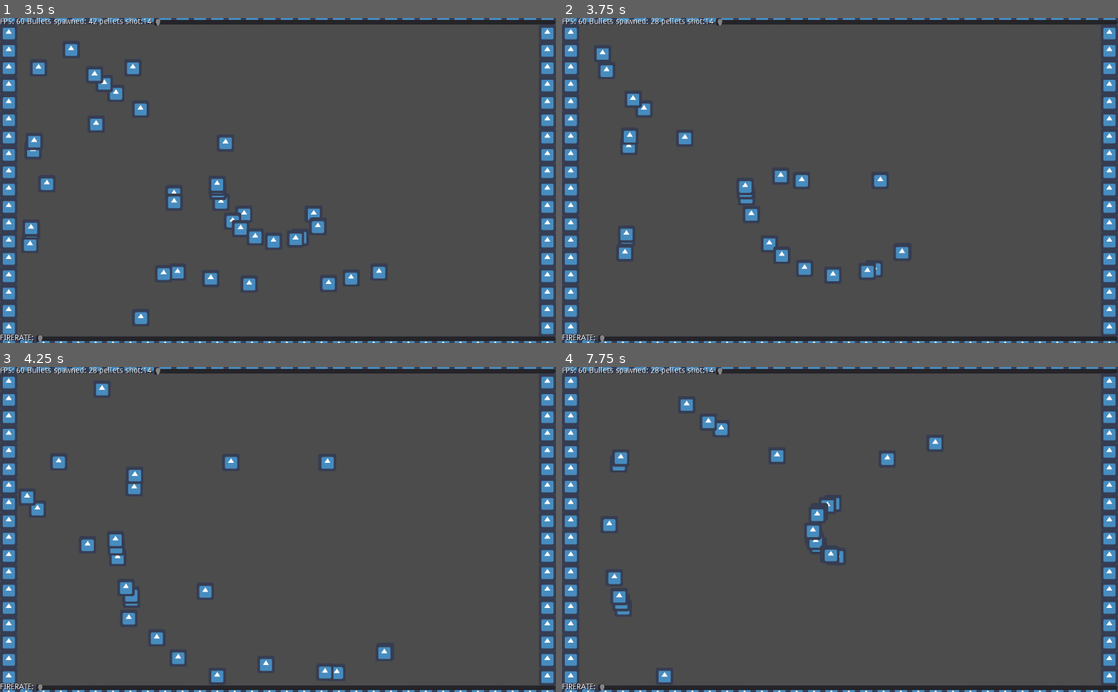
Above: before the commit, frames 1-4 (two rows, left to right).
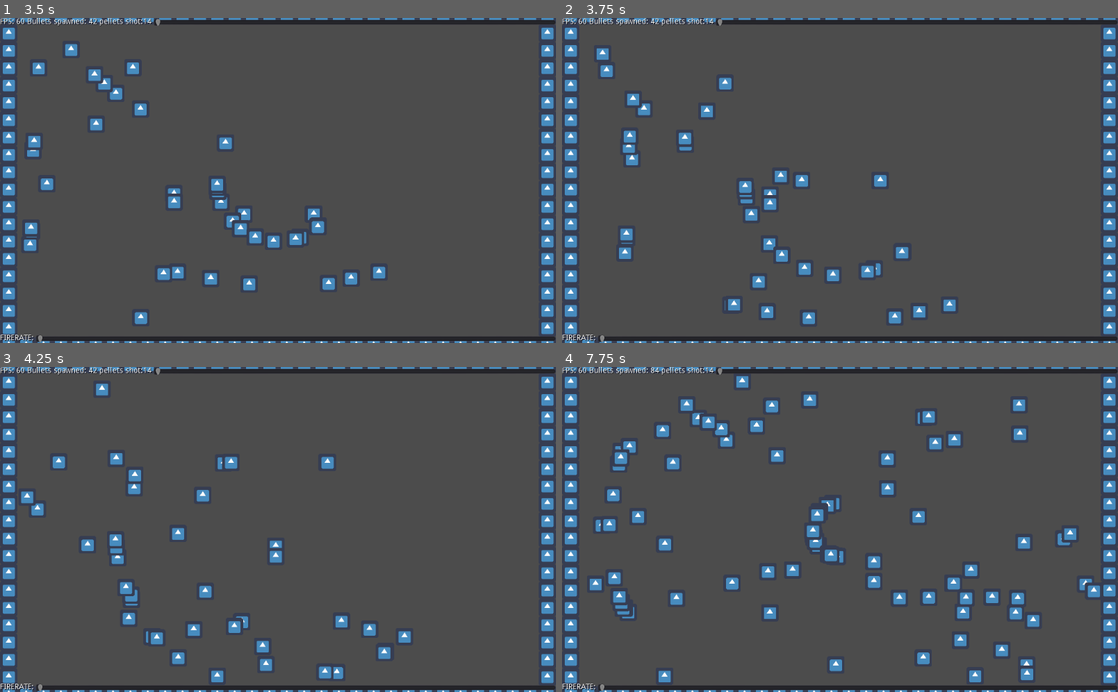
Above: after the commit, the same moments.

Repository: guy-does-things/binding-of-isaac-bullets
Game: Godot game, scene res://test_world.tscn
Same seed, same stepped clock (60 frames per second), same inputs: the game is played once before the commit and once after it. The engine's default icon, where the game draws it, is replaced by a stand-in: a white triangle on a blue panel in a dark square.
Inputs (mouse positions are in pixels of both pictures, inside the frame that each line leads up to):
- Up to frame 1 (3.5 s): tap Enter (ui_accept) at 0.5, 0.77, 1.52, 3.02 s; move the mouse to (400, 164) at 0.52 s; move the mouse to (166, 196) at 1.27 s; move the mouse to (333, 109) at 2.02 s; move the mouse to (250, 245) at 2.77 s
- Up to frame 2 (3.75 s): move the mouse to (1006, 229) at 3.52 s
- Up to frame 3 (4.25 s): tap Enter (ui_accept) at 3.77 s
- Up to frame 4 (7.75 s): move the mouse to (673, 480) at 4.27 s; tap Enter (ui_accept) at 4.52, 6.02, 6.77, 7.52 s; move the mouse to (867, 529) at 5.02 s; move the mouse to (756, 448) at 5.77 s; move the mouse to (962, 513) at 6.52 s; move the mouse to (728, 545) at 7.27 s

Frame 1 is identical in both runs. In frame 2, 1.0% of the frame differs, in the area x 11-71%, y 0-95%; in frame 3, 1.0%; in frame 4, 4.0%, in the area x 5-97%, y 0-98%.

Commit message:
gonna try to C#

Diff:
--- a/new_bullet_system/bullet2.gd
+++ b/new_bullet_system/bullet2.gd
@@ -15,7 +15,7 @@
 var speed : float
 var texture : Texture = preload("res://icon.png")
 var offset : Vector2
-var max_lifetime :float = 3
+var max_lifetime :float = 100
 var current_lifetime : float
 var global_space_state : Physics2DDirectSpaceState
 var hitbox : Shape2D
